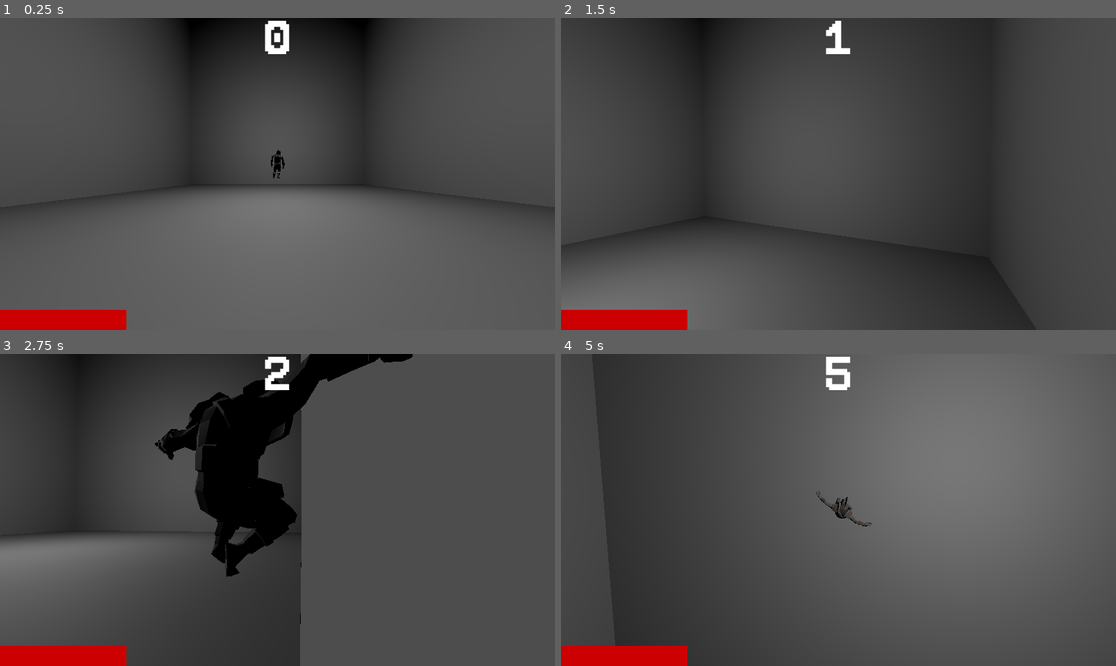
Above: before the commit, frames 1-4 (two rows, left to right).
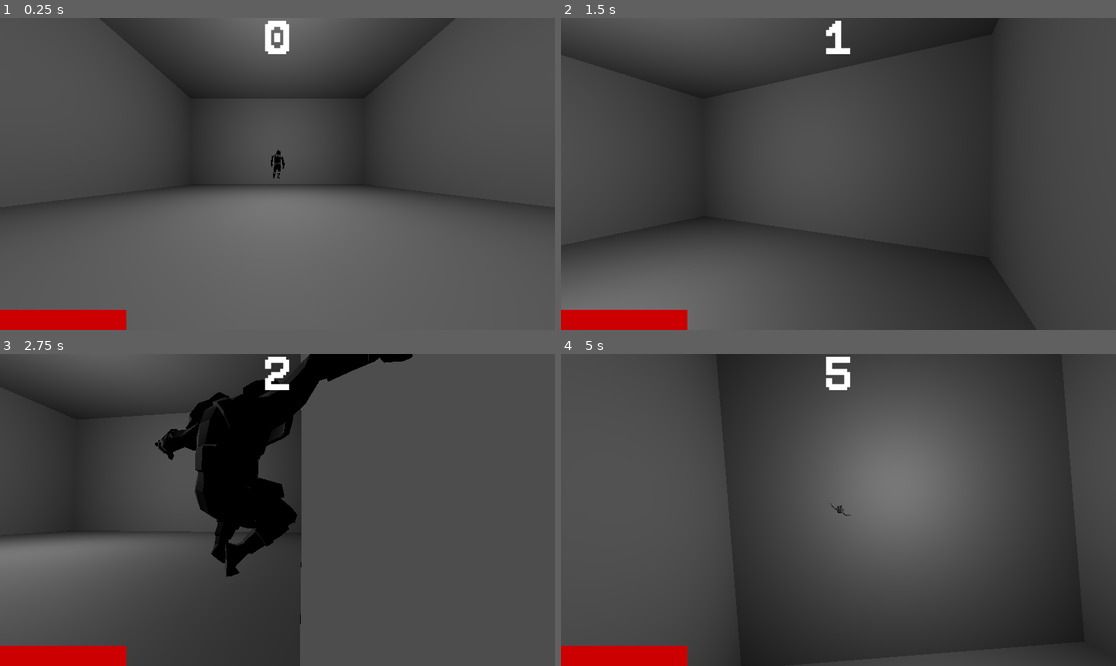
Above: after the commit, the same moments.

Repository: nicholso24/My3DGodotGame
Game: Godot game, scene res://BattleMain.tscn
The game is run twice, just before and just after one commit, with the same random seed, the same clock (stepped at 60 frames per second) and the same inputs. The project has no main scene, so this scene is started directly.
Inputs (mouse positions are in pixels of both pictures, inside the frame that each line leads up to):
- Up to frame 1 (0.25 s): no input
- Up to frame 2 (1.5 s): tap Enter (ui_accept) at 0.5 s; move the mouse to (866, 174) at 0.52 s; hold D (Move_Right) 0.53-1.28 s; tap C (Change_Camera) at 0.6 s; tap Space (Jump) at 0.77 s; move the mouse to (810, 174) at 1.27 s; hold S (Move_Back) from 1.28 s (still down); tap W (Move_Foward) at 1.35 s
- Up to frame 3 (2.75 s): tap Space (Jump) at 1.52 s; move the mouse to (288, 503) at 2.02 s; release S (Move_Back) at 2.03 s; hold D (Move_Right) from 2.03 s (still down); tap C (Change_Camera) at 2.1 s
- Up to frame 4 (5 s): move the mouse to (832, 516) at 2.77 s; tap W (Move_Foward) at 2.85, 4.35 s; tap Space (Jump) at 3.02, 3.77, 4.52 s; move the mouse to (877, 513) at 3.52 s; release D (Move_Right) at 3.53 s; hold A (Move_Left) from 3.53 s (still down); tap C (Change_Camera) at 3.6 s; move the mouse to (794, 506) at 4.27 s

The runs differ from the first frame. In frame 1, 5.6% of the frame differs, in the area x 28-72%, y 0-17%; in frame 2, 3.2%; in frame 3, 2.6%; in frame 4, 42%, in the area x 5-100%, y 0-100%.

Commit message:
init commit

Diff:
--- a/BattleMain.gd
+++ b/BattleMain.gd
@@ -16,6 +16,10 @@
 	$Player.position = $PlayerSpawn.position
 	$STATIC.current = true
 
+func _input(event):
+	if current_cam == CAMERA.CAMERA:
+		if event is InputEventMouseMotion:
+			$CAMERA.rotate_y(deg_to_rad(-event.relative.x*sens_horizontal))
 
 # Called every frame. 'delta' is the elapsed time since the previous frame.
 func _process(delta: float) -> void:
--- a/BattleMain.tscn
+++ b/BattleMain.tscn
@@ -35,7 +35,6 @@
 collision_mask = 9
 
 [node name="MeshInstance3D" type="MeshInstance3D" parent="Walls/Roof"]
-visible = false
 layers = 2
 mesh = SubResource("BoxMesh_47kc7")
 skeleton = NodePath("../CollisionShape3D")
@@ -136,7 +135,7 @@
 wait_time = 3.0
 
 [node name="CAMERA" type="Camera3D" parent="."]
-transform = Transform3D(1, 0, 0, 0, 1, 0, 0, 0, 1, 0, 9.03441, 15.3926)
+transform = Transform3D(1, 0, 0, 0, 0.927184, 0.374607, 0, -0.374607, 0.927184, 0, 9.03441, 15.3926)
 
 [connection signal="death" from="Player" to="." method="_on_player_death"]
 [connection signal="timeout" from="SpawnTimer" to="." method="_on_spawn_timer_timeout"]
--- a/Player.tscn
+++ b/Player.tscn
@@ -42,7 +42,7 @@
 transform = Transform3D(1, 0, 0, 0, 1, 0, 0, 0, 1, -0.324435, 1.94295, 3.71633)
 
 [node name="CROW" type="Camera3D" parent="."]
-transform = Transform3D(1, 0, 0, 0, -4.37114e-08, 1, 0, -1, -4.37114e-08, 0, 8, 0)
+transform = Transform3D(1, 0, 0, 0, -4.37114e-08, 1, 0, -1, -4.37114e-08, 0, 18, 0)
 cull_mask = 1048573
 
 [connection signal="dead" from="Helper" to="." method="_on_helper_dead"]
